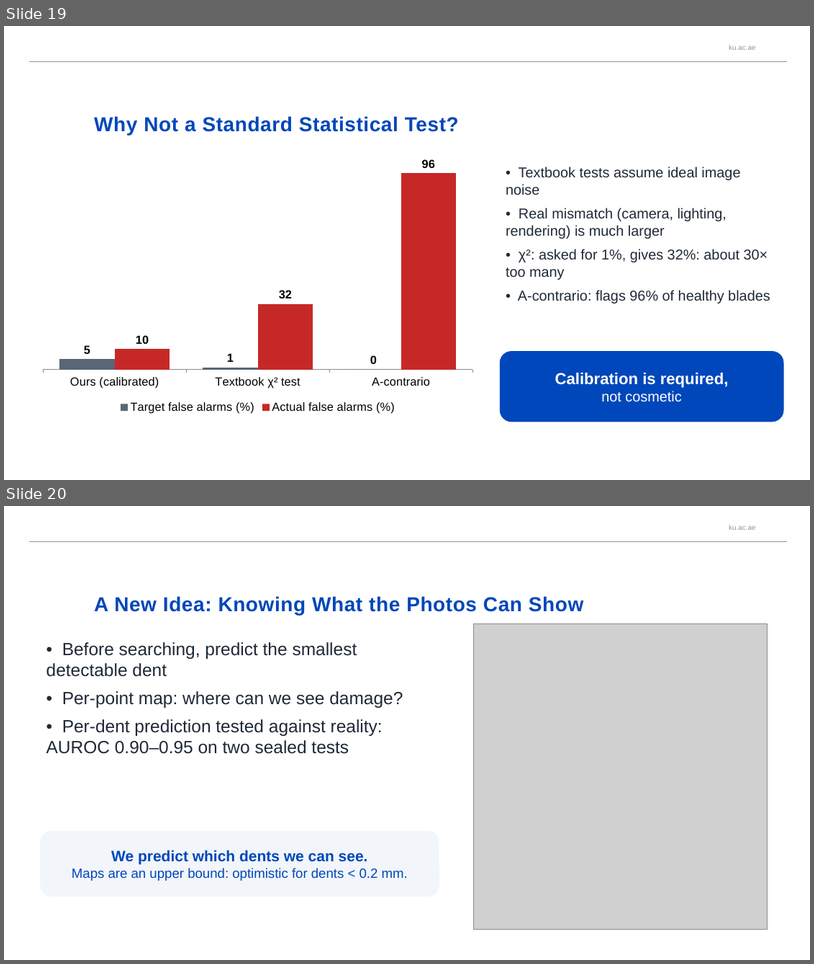
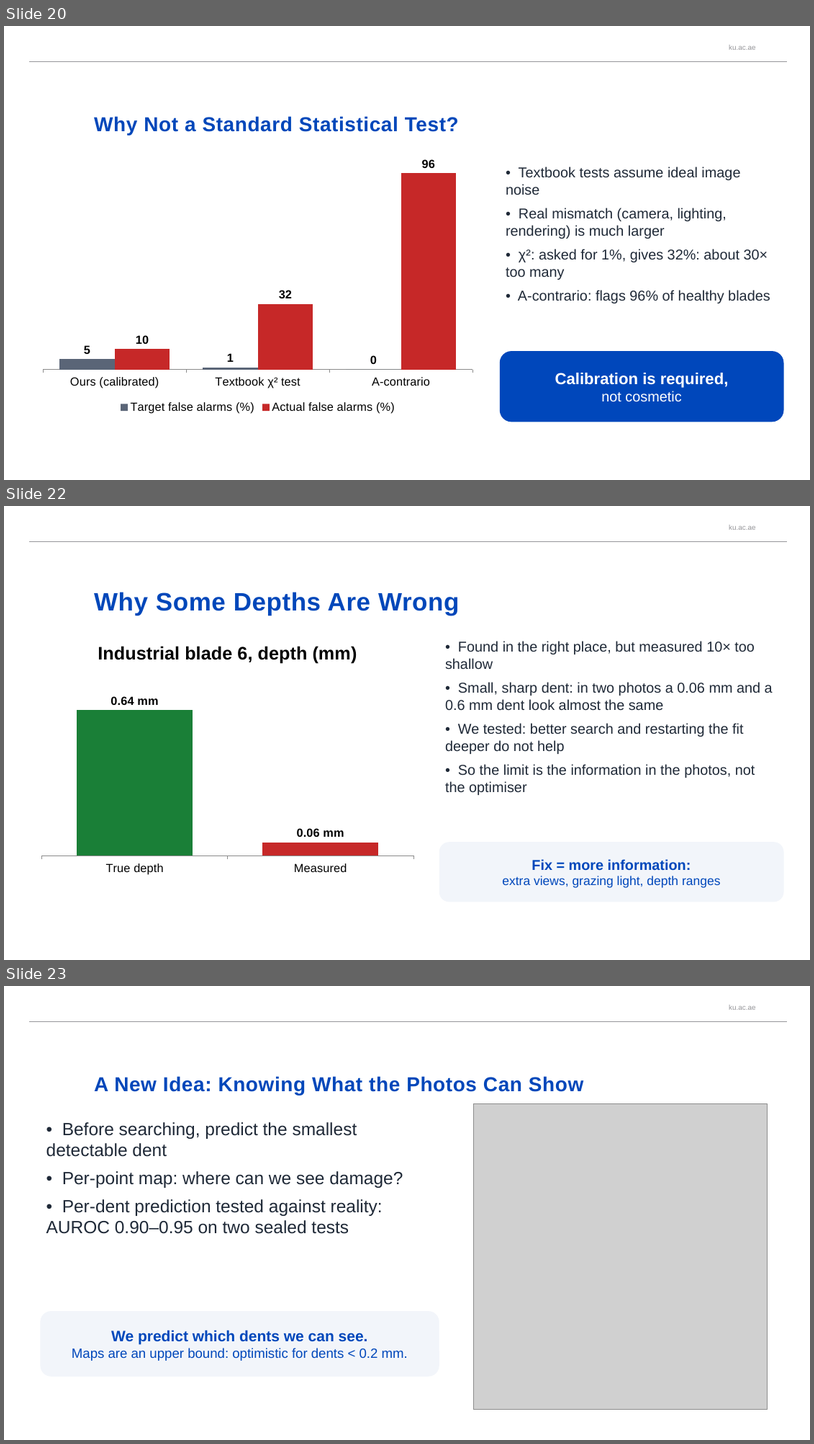
Before and after one commit to afeefaaazam03/3D-Jetblade, a slide deck: media/BladeDelta_presentation.pptx. Shown one above the other, each under a label of ours: slides 19 and 20 before the commit, slides 20, 22 and 23 after it; the slides between them are not shown. The pictures are 814x964 and 814x1444 pixels, drawn with LibreOffice and Linux fonts; fonts in the diff are those of the drawing; grey boxes stand for pictures; background and template pictures are left out. Boxes give left, top, right and bottom in pixels: in the first picture for what was removed or moved away, otherwise in the second. Text is boxed around its words. In the diff, an @@ line names an element or a change of style, - is before the commit and + after.

```diff
--- a/media/BladeDelta_presentation.pptx
+++ b/media/BladeDelta_presentation.pptx
@@ slide 22 added at [4, 506, 810, 960], background #FFFFFF; not listed: 2 template elements that a slide beside it also shows @@
@@ title added at [94, 592, 459, 615], 30 pt, text #0047BA, bold @@
+Why Some Depths Are Wrong
@@ column chart added at [34, 629, 422, 880] @@
+title "Industrial blade 6, depth (mm)"
+categories: True depth, Measured
+Industrial blade 6, depth (mm): 0.64, 0.06
@@ text added at [445, 641, 773, 795], 17 pt, text #1F2937 @@
+• Found in the right place, but measured 10× too shallow
+• Small, sharp dent: in two photos a 0.06 mm and a 0.6 mm dent look almost the same
+• We tested: better search and restarting the fit deeper do not help
+• So the limit is the information in the photos, not the optimiser
@@ rounded rectangle added at [440, 842, 784, 901], fill #F2F5FA, 15 pt, text #0047BB @@
+Fix = more information:
+extra views, grazing light, depth ranges
@@ what was slide 19 is now slide 20 @@
@@ what was slide 20 is now slide 23 @@
```
Also in this commit, not shown: 2 slides changed, 4 other slides added, 1 slide removed.
